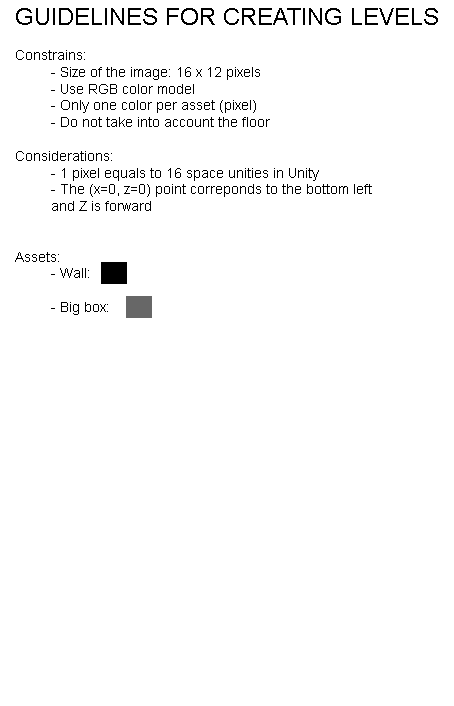
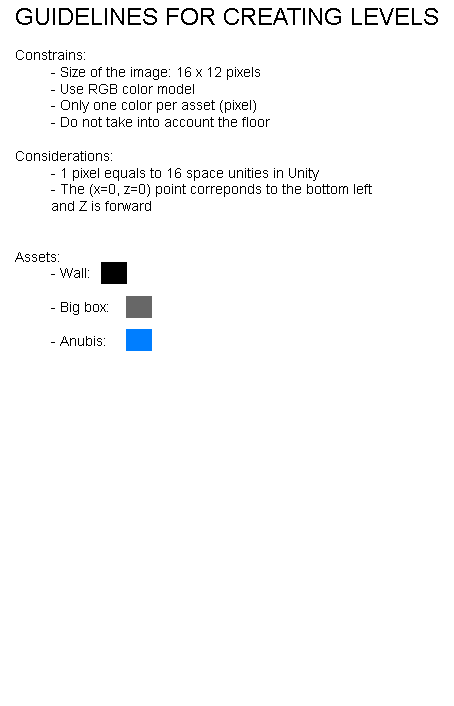
Revision of a layered 454 x 706 image; what changed, layer by layer:
painted on "Constrains: - Size of the image: 16 x 12 pixels - Use RGB col" over (x1=51, y1=336, x2=105, y2=346)
added layer "Anubis" above "Big box" over (x1=126, y1=329, x2=152, y2=351)
